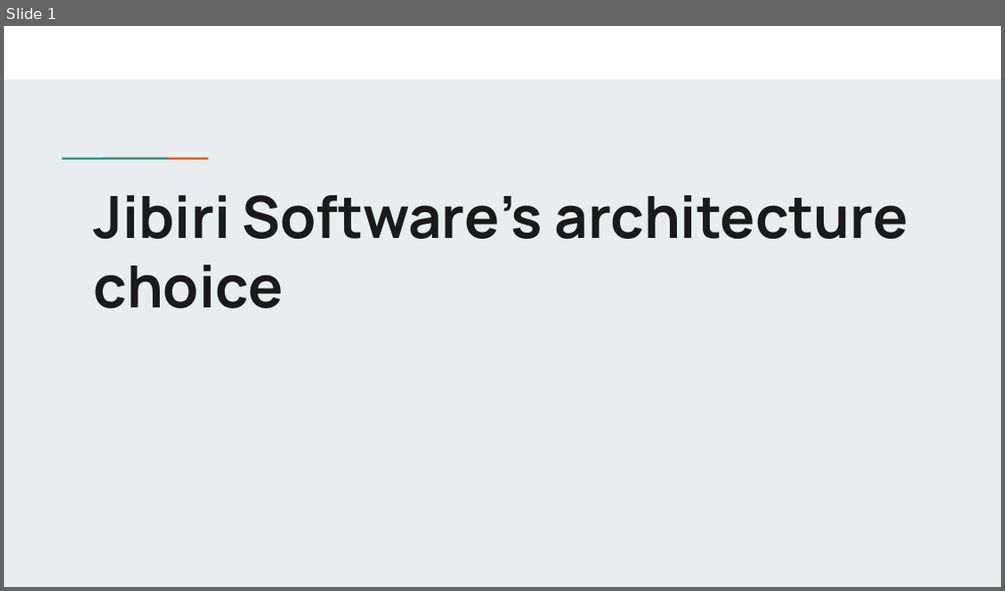
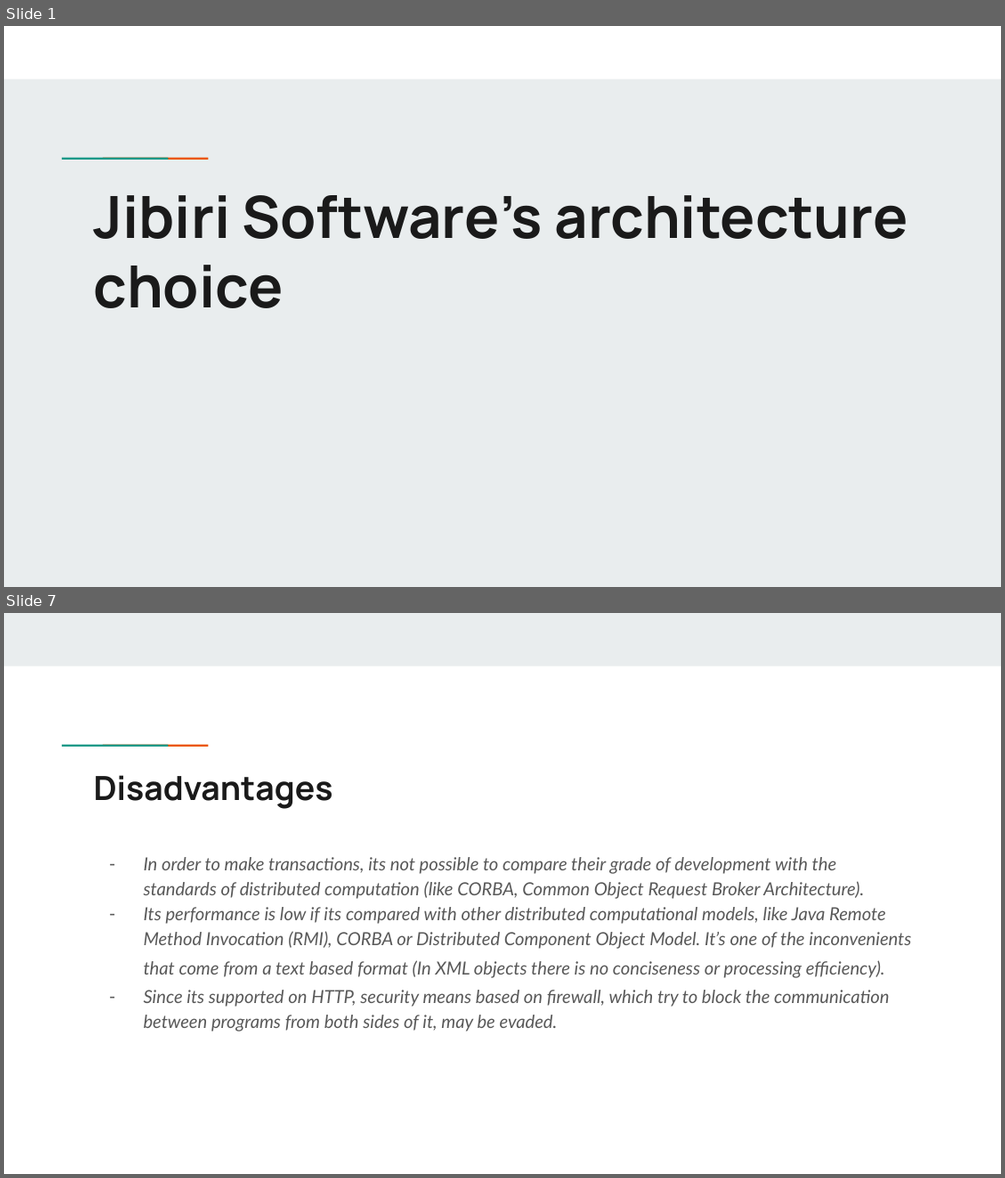
Before and after one commit to Jibiri-Software/WhiteWiseWeasel, a slide deck: SoftwareArchitecture/Jibiri_software_architecture_choice.pptx. Shown one above the other, each under a label of ours: slide 1 before the commit, slides 1 and 7 after it; the slides between them are not shown. The pictures are 1005x591 and 1005x1178 pixels, drawn with LibreOffice and Linux fonts; fonts in the diff are those of the drawing. Boxes give left, top, right and bottom in pixels: in the first picture for what was removed or moved away, otherwise in the second. Text is boxed around its words. In the diff, an @@ line names an element or a change of style, - is before the commit and + after.

Commit message:
Reuploaded architecture diapositives

```diff
--- a/SoftwareArchitecture/Jibiri_software_architecture_choice.pptx
+++ b/SoftwareArchitecture/Jibiri_software_architecture_choice.pptx
@@ slide 7 added at (x1=4, y1=613, x2=1001, y2=1174), background #FFFFFF; not listed: 2 template elements that a slide beside it also shows @@
@@ rectangle added at (x1=4, y1=613, x2=1001, y2=666), fill #E9EDEE @@
@@ title added at (x1=94, y1=775, x2=333, y2=809), 24 pt, text #1A1A1A, bold @@
+Disadvantages
@@ text added at (x1=144, y1=857, x2=911, y2=1031), 13 pt, text #595959, italic @@
+– In order to make transactions, its not possible to compare their grade of development with the standards of distributed computation (like CORBA, Common Object Request Broker Architecture).
+– Its performance is low if its compared with other distributed computational models, like Java Remote Method Invocation (RMI), CORBA or Distributed Component Object Model. It’s one of the inconvenients
+that come from a text based format (In XML objects there is no conciseness or processing efficiency).
+– Since its supported on HTTP, security means based on firewall, which try to block the communication between programs from both sides of it, may be evaded.
```
Also in this commit, not shown: 1 slide changed, 6 other slides added, 6 slides removed, 2 other files.
